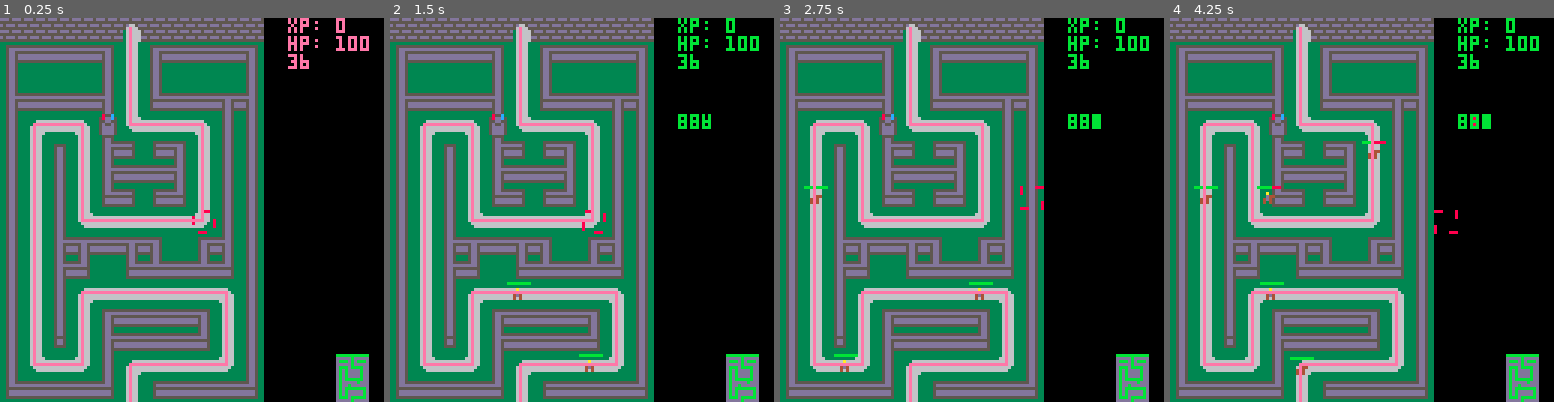
Above: before the commit, frames 1-4 (left to right).
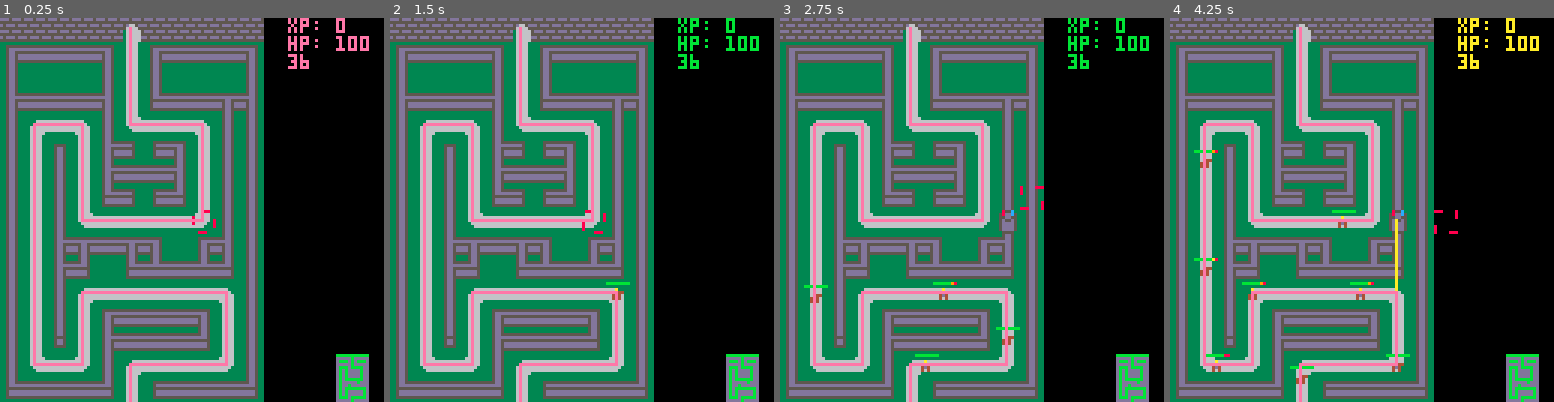
Above: after the commit, the same moments.

Repository: nfearnley/girltower
Game: PICO-8 cartridge girltower.p8
Same seed, same stepped clock (60 frames per second), same inputs: the game is played once before the commit and once after it.
Inputs:
- Up to frame 1 (0.25 s): no input
- Up to frame 2 (1.5 s): tap X (X key) at 0.33, 1.07 s; tap O (Z key) at 0.7 s
- Up to frame 3 (2.75 s): hold Right 1.6-2.1 s; tap O (Z key) at 1.7, 2.1, 2.5 s; tap X (X key) at 1.85 s; hold Up 2.15-2.42 s; hold Right from 2.47 s (still down)
- Up to frame 4 (4.25 s): tap O (Z key) every 0.4 s from 2.9 to 4.1 s; tap X (X key) at 2.97, 4.08 s; release Right at 3.03 s; hold Left 3.08-3.58 s; hold Down 3.63-3.97 s; hold Right from 4.02 s (still down)

The runs differ from the first frame. In frame 1, 0.2% of the frame differs, in the area x 25-31%, y 25-32%; in frame 2, 0.7%; in frame 3, 1.2%; in frame 4, 2.5%, in the area x 6-97%, y 0-96%.

Commit message:
progress

Diff:
--- a/girltower.p8
+++ b/girltower.p8
@@ -6,7 +6,7 @@
 
 function _init()
  debug=true
- towers={tower:new({x=35,y=35})}
+ towers=table2d:new(11,16)
  enemies={}
  effects={}
  music(0)
@@ -24,11 +24,13 @@
    	curs.y+=1
   end
   if btnp(❎) then
-  	--add(towers, tower:new(t))
-  	add(enemies, enemy:new())
-  end
-  for tow in all(towers) do
-   tow:update()
+   placetower(curs.x,curs.y)
+  end
+  if btnp(🅾️) then
+   add(enemies, enemy:new())
+  end
+  for t in towers:all() do
+  	t:update()
   end
   for enem in all(enemies) do
    enem:update()
@@ -45,8 +47,8 @@
   map(0,0,0,0,16,16)
   wallmap=ceil(32+max(0,game.hp)*4/100)
   map(0,wallmap,0,0,16,1)
-  for tow in all(towers) do
-   tow:draw()
+  for t in towers:all() do
+  	t:draw()
   end
   for enem in all(enemies) do
    enem:draw()
@@ -57,11 +59,11 @@
   curs:draw()
   print("xp: "..game.xp,96,0)
   print("hp: "..game.hp,96,6)
-  print(wallmap,96,12)
   if (debug) showdebug()
 end
 
 function showdebug()
+ print(wallmap,96,12)
  for x=0,10 do
   for y=0,16 do
    if iswall(x,y) then
@@ -86,11 +88,26 @@
 tower = {}
 tower.__index = tower
 
+function placetower(x,y)
+ if not iswall(x,y) then
+  return
+ end
+ if towers:exists(curs.x,curs.y) then
+  return
+ end
+ t=tower:new({x=curs.x,y=curs.y})
+	towers:set(curs.x,curs.y,t)
+end
+
 function tower:new(args)
  args = args or {}
  o = setmetatable({}, self)
- o.x = args.x or 0
- o.y = args.y or 0
+ o.gridx = args.x or 0
+ o.gridy = args.y or 0
+ o.x = o.gridx*8
+ o.y = o.gridy*8
+ o.firex = o.x+3
+ o.firey = o.y+3
  o.p_one = nildef(args.p_one, 8)
  o.p_two = nildef(args.p_two, 12)
  o.target = nil
@@ -110,15 +127,19 @@
  if (self.cooldown > 0) return
  self.target:hit(150)
  self.cooldown = 10
- z = zap:new({x1=self.x,y1=self.y,x2=self.target.x,y2=self.target.y})
+ z = zap:new({
+   x1=self.firex,
+   y1=self.firey,
+   x2=self.target.x,
+   y2=self.target.y
+ })
  add(effects, z)
- printh(z)
 end
 
 function tower:draw()
 	pal(8,self.p_one)
  pal(12,self.p_two)
- spr(4,self.x-3,self.y-3)
+ spr(4,self.x,self.y)
 	pal()
 end
 
@@ -144,10 +165,10 @@
  if not other.alive then
   return false
  end
- if abs(self.x-other.x) > self.range then
+ if abs(self.firex-other.x) > self.range then
   return false
  end
- if abs(self.y-other.y) > self.range then
+ if abs(self.firey-other.y) > self.range then
   return false
  end
  -- todo: add real range calc
@@ -209,7 +230,6 @@
 function enemy:draw()
  drawhp(self.x-3,self.y-3,8,self.hp,self.maxhp)
  spr(6,self.x-3,self.y-3)
- print(self.hp,96,32)
 end
 
 function enemy:hit(dmg)
@@ -296,6 +316,16 @@
 function clamp(low,val,hi)
  return max(low,min(val,hi))
 end
+
+debug_printh = printh
+debug_cycle={".","_"}
+debug_c=0
+function printh(s)
+ debug_c=(debug_c+1)%#debug_cycle
+ c=debug_cycle[debug_c+1]
+ debug_printh(c.." "..s)
+end
+
 -->8
 -- game
 game = {
@@ -343,6 +373,61 @@
 
 function zap:draw()
  line(self.x1, self.y1, self.x2, self.y2, 10)
+end
+-->8
+--table2d
+table2d={}
+table2d.__index = table2d
+
+function table2d:new(w,h)
+ o = setmetatable({}, self)
+ o.w=w
+ o.h=h
+ o.values={}
+ return o
+end
+
+function table2d:exists(x,y)
+ return self:get(x,y) ~= nil
+end
+
+function table2d:get(x,y)
+ assert(x<self.w)
+ assert(y<self.h)
+ return self.values[1+x+y*self.w]
+end
+
+function table2d:set(x,y,i)
+ assert(x<self.w)
+ assert(y<self.h)
+ self.values[1+x+y*self.w] = i
+end
+
+function table2d:all()
+ x=-1
+ y=0
+ function getnext()
+   x+=1
+   if x >= self.w then
+	   x=0
+	   y+=1
+	  end
+	  if y >= self.h then
+	   return false
+	  end
+	  return true
+ end
+ function f()
+  n=nil
+  while n==nil do
+   if not getnext() then
+    return nil
+   end
+   n = self:get(x,y)
+  end
+  return n
+ end
+ return f
 end
 __gfx__
 0000000000000000000000000000000000855c00080c009000000000880000888880000808880000008880000008880000008880800008880000000000000000
Not shown, added: todo.txt
